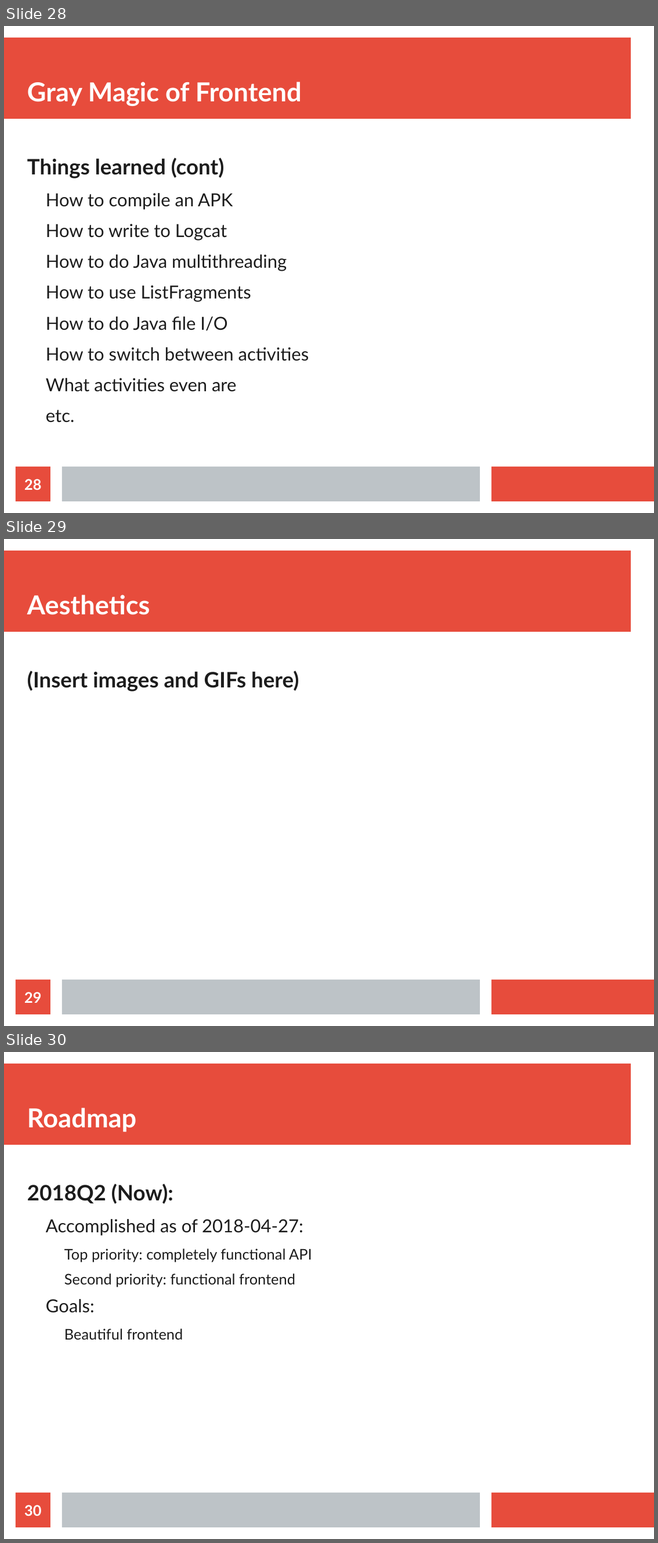
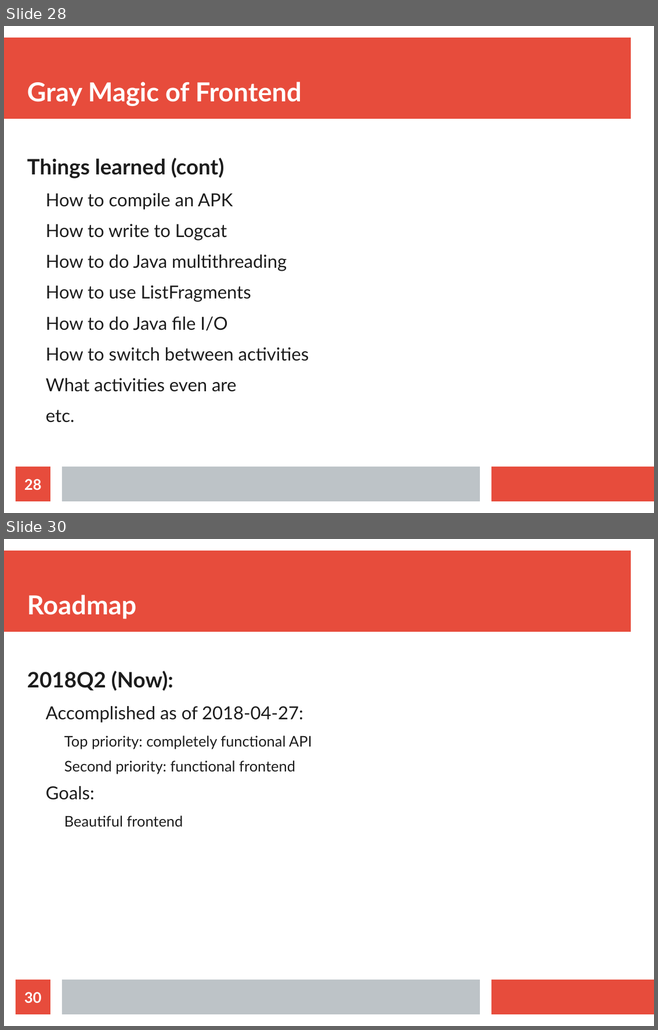
Before and after one commit to AbsolutelyLudicrous/cbus-2018, a slide deck: eventor.odp. Shown one above the other, each under a label of ours: slides 28, 29 and 30 before the commit, slides 28 and 30 after it; the slides between them are not shown. The pictures are 658x1543 and 658x1030 pixels, drawn with LibreOffice and Linux fonts; fonts in the diff are those of the drawing. Boxes give left, top, right and bottom in pixels: in the first picture for what was removed or moved away, otherwise in the second. Text is boxed around its words. In the diff, an @@ line names an element or a change of style, - is before the commit and + after.

```diff
--- a/eventor.odp
+++ b/eventor.odp
@@ slide 29 removed at (4,539,654,1026), background #FFFFFF; not listed: 3 template elements that a slide beside it also shows @@
@@ title removed at (27,595,150,615) @@
-Aesthetics
@@ text removed at (27,671,299,692) @@
-(Insert images and GIFs here)
@@ page number removed at (16,980,50,1015) @@
-29
```
Also in this commit, not shown: 1 slide added, 1 other file.
